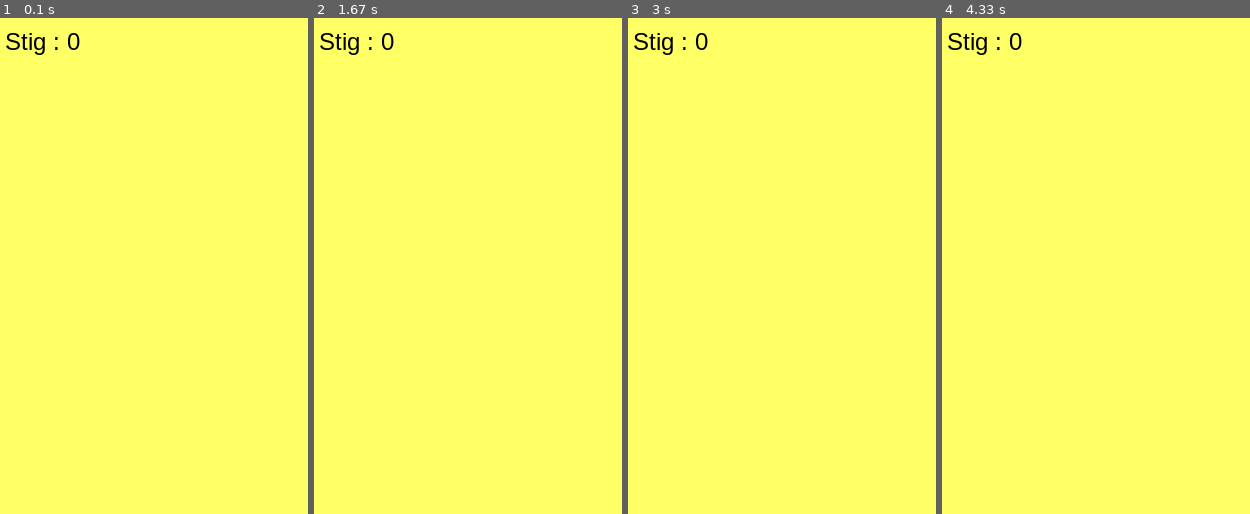
Above: before the commit, frames 1-4 (left to right).
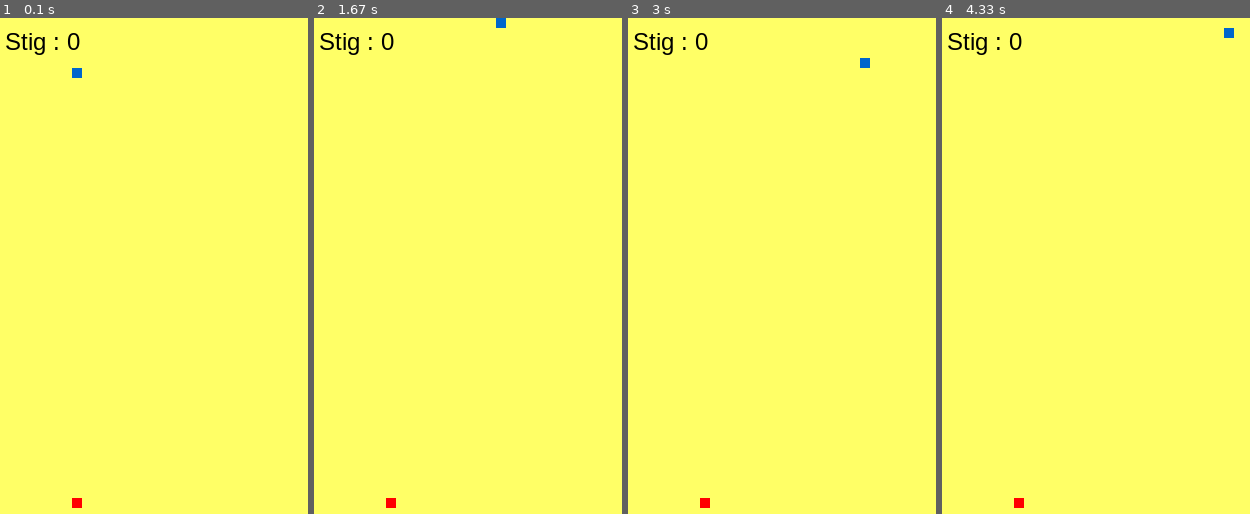
Above: after the commit, the same moments.

Repository: jbg23/Sprint3
Game: pygame game, started from pacman.py
Same seed, same stepped clock (60 frames per second), same inputs: the game is played once before the commit and once after it.
Inputs:
- Up to frame 1 (0.1 s): no input
- Up to frame 2 (1.67 s): hold Up 0.83-1.3 s; hold Right from 1.33 s (still down)
- Up to frame 3 (3 s): release Right at 1.8 s; hold Down 2.4-2.7 s; hold Left from 2.73 s (still down)
- Up to frame 4 (4.33 s): release Left at 3.13 s; hold Up 3.17-3.53 s; hold Right 3.57-4.2 s; hold Down from 4.23 s (still down)

The runs differ from the first frame. In frame 1, 0.1% of the frame differs, in the area x 23-27%, y 10-99%; in frame 2, 0.1%; in frame 3, 0.1%; in frame 4, 0.1%.

Commit message:
Update pacman.py

Diff:
--- a/pacman.py
+++ b/pacman.py
@@ -30,16 +30,20 @@
 class Pacman:
     def __init__(self, breyta1, breyta2):
         self.breyta1 = breyta1
-        self.breyta2 = breyta2
 
     def gameOver():
-        letur =  pygame.font.SysFont('Arial', 24, bold=False, italic=False)
+        letur =  pygame.font.SysFont('Arial', 72)
         GO_bakg = letur.render("Þú tapaðir!", True, raudur)
         GOrect = GO_bakg.get_rect()
         GOrect.midtop = (360,15)
         bakgrunnur.blit(GO_bakg, GOrect)
         stigafjoldi(0)
         pygame.display.flip()
+        while True:
+            event = pygame.event.wait()
+            if event.type == pygame.QUIT:
+                pygame.quit()
+                sys.exit()
         time.sleep(2)
         pygame.quit()
         sys.exit()
@@ -48,13 +52,13 @@
         pygame.init()
         skrift = pygame.font.SysFont('Arial', 24, bold=False, italic=False)
         skrift_bakg = skrift.render("Stig : {0}" .format(stig), True, svartur)
-        rect = skrift_bakg.get_rect()
+        Srect = skrift_bakg.get_rect()
         if val == 1:
-            rect.midtop = (80,10)
+            Srect.midtop = (80,10)
         else:
-            rect.midtop = (360,150)
+            Srect.midtop = (360,150)
 
-        bakgrunnur.blit(skrift_bakg , rect)
+        bakgrunnur.blit(skrift_bakg , Srect)
 
     while True:
         for event in pygame.event.get():
@@ -93,7 +97,7 @@
 
         mus_staerd.insert(0,list(mus_stadsetning))
         if mus_stadsetning[0] == pepperoni_stadsetning[0] and mus_stadsetning[1] == pepperoni_stadsetning[1]:
-            stig +=1
+            stig +=10
             pepperoni = False
         else:
             mus_staerd.pop()
@@ -102,10 +106,16 @@
             pepperoni_stadsetning = [random.randrange(1,50)*10, random.randrange(1,50)*10]
         pepperoni = True
 
+        bakgrunnur.fill(gulur)
+        for pos in mus_staerd:
+            pygame.draw.rect(bakgrunnur, blar, pygame.Rect(mus_stadsetning[0], mus_stadsetning[1], 10, 10))
+        pygame.draw.rect(bakgrunnur, raudur, pygame.Rect(pepperoni_stadsetning[0], pepperoni_stadsetning[1], 10, 10))
 
+        if mus_stadsetning[0] > 500 or mus_stadsetning[0] < 0:
+            gameOver()
+        if mus_stadsetning[1] > 500 or mus_stadsetning[1] < 0:
+            gameOver()
 
-
-        bakgrunnur.fill(gulur)
         stigafjoldi()
         pygame.display.flip()
         hradi.tick(10)
